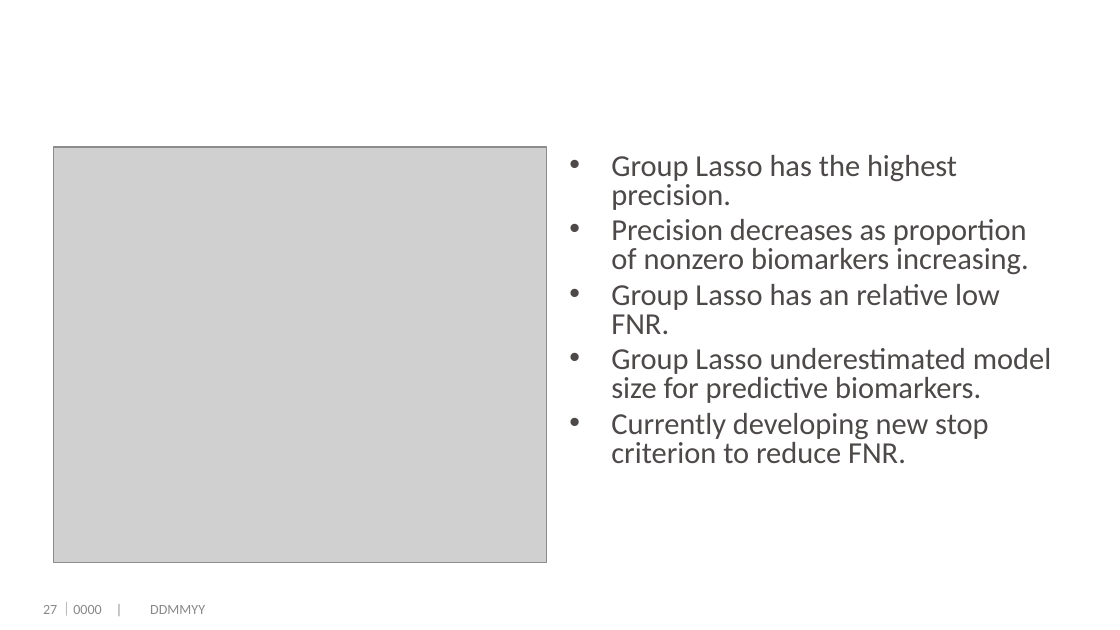
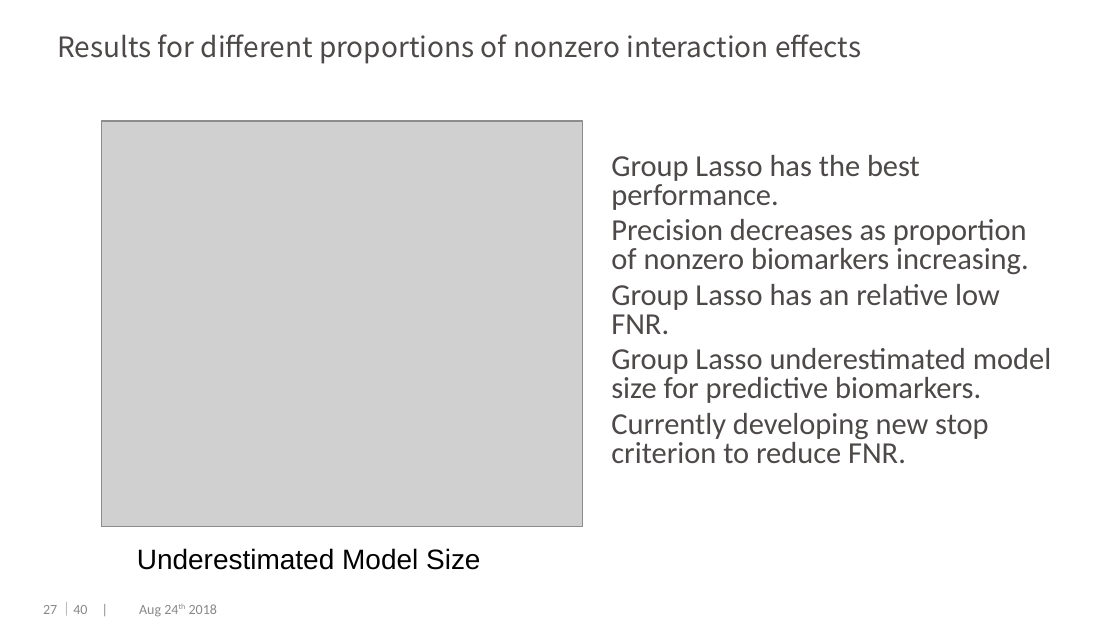
Before and after one commit to dengwx11/GroupLasso, a slide deck: slide 28 of manu & slides/Final.pptx. Drawn at 1120x630 pixels with LibreOffice and Linux fonts; fonts in the diff are those of the drawing; grey boxes stand for pictures; background and template pictures are left out. Boxes give left, top, right and bottom in pixels: in the first picture for what was removed or moved away, otherwise in the second. Text is boxed around its words. In the diff, an @@ line names an element or a change of style, - is before the commit and + after.

```diff
--- a/manu & slides/Final.pptx
+++ b/manu & slides/Final.pptx
@@ text added at [57, 34, 861, 64], 18 pt, text #4C4948 @@
+Results for different proportions of nonzero interaction effects
@@ picture: place and size @@
-picture at [54, 147, 547, 562]
+picture at [102, 121, 582, 526]
@@ text at [611, 155, 920, 210]: text changed @@
-• Group Lasso has the highest precision.
+• Group Lasso has the best performance.
@@ text added at [137, 548, 480, 570], 18 pt, text #000000 @@
+Underestimated Model Size
@@ text at [59, 602, 217, 617]: text changed @@
-｜0000 | DDMMYY
+｜40 | Aug 24th 2018
```
Also in this commit, not shown: 32 other slides changed, 7 slides added, 6 slides removed, 11 other files.
